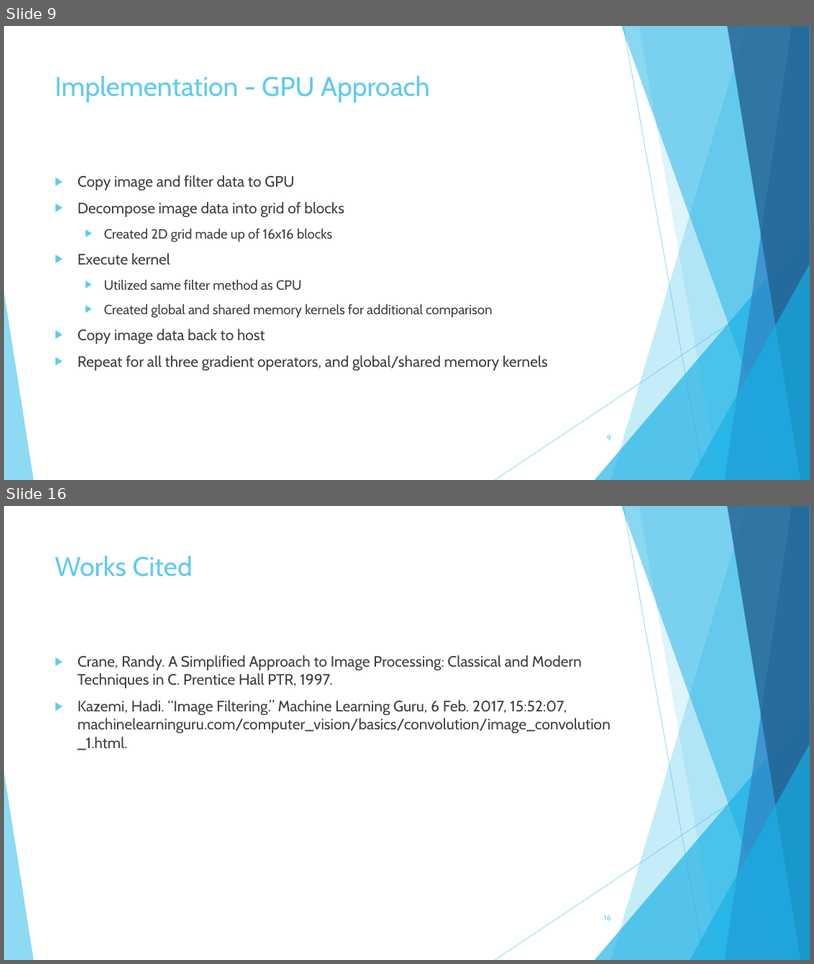
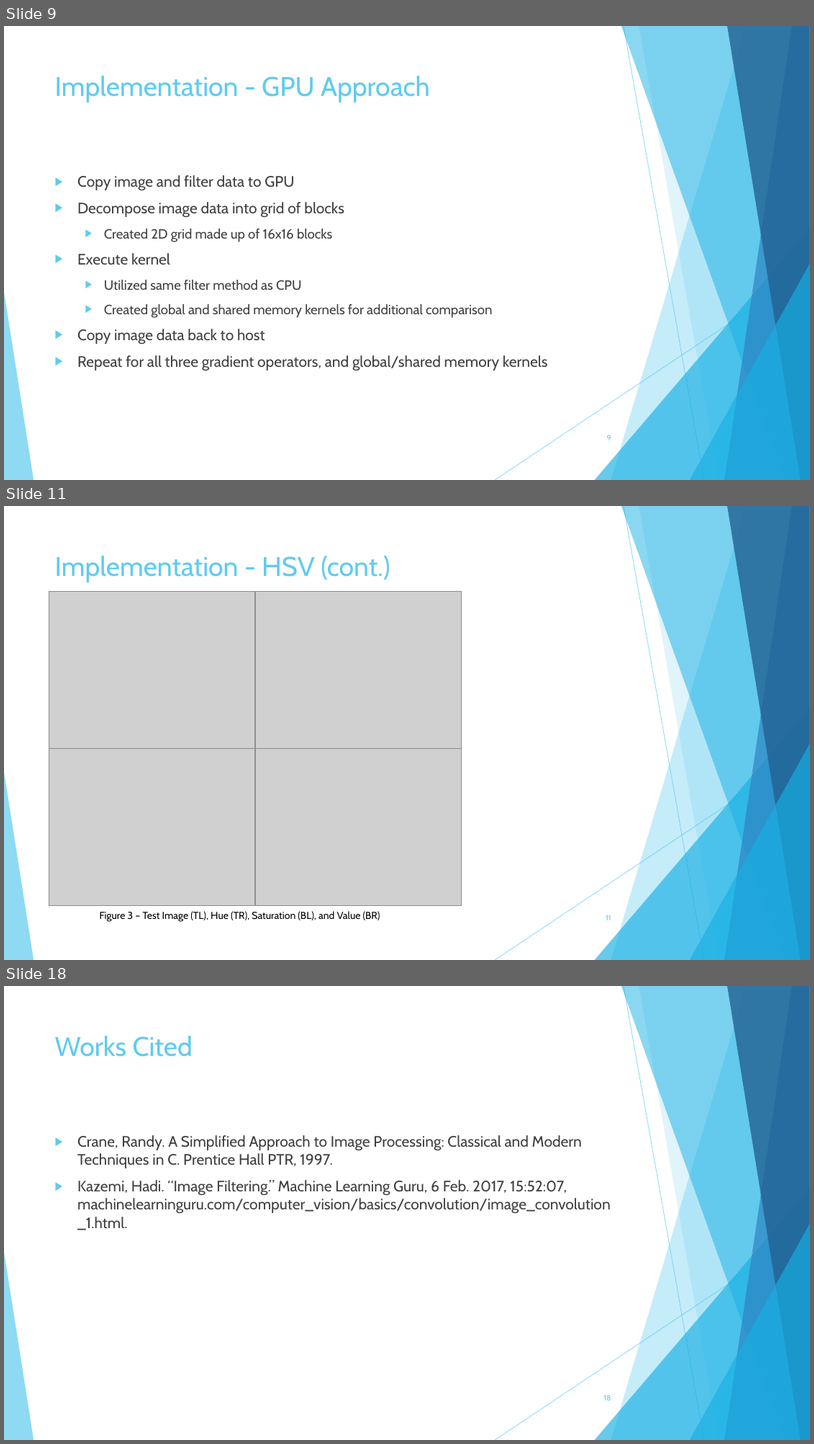
Before and after one commit to miles885/GPU_Course_Project, a slide deck: Course_Project_Edge_Detection_Gapcynski.pptx. Shown one above the other, each under a label of ours: slides 9 and 16 before the commit, slides 9, 11 and 18 after it; the slides between them are not shown. The pictures are 814x964 and 814x1444 pixels, drawn with LibreOffice and Linux fonts; fonts in the diff are those of the drawing; grey boxes stand for pictures. Boxes give left, top, right and bottom in pixels: in the first picture for what was removed or moved away, otherwise in the second. Text is boxed around its words. In the diff, an @@ line names an element or a change of style, - is before the commit and + after.

```diff
--- a/Course_Project_Edge_Detection_Gapcynski.pptx
+++ b/Course_Project_Edge_Detection_Gapcynski.pptx
@@ slide 11 added at <box>4,506,810,960</box>, background #FFFFFF; not listed: 10 template elements that a slide beside it also shows @@
@@ title added at <box>55,556,390,582</box>, 32 pt, text #5FCBEF @@
+Implementation - HSV (cont.)
@@ picture added at <box>49,591,255,749</box> @@
@@ picture added at <box>255,591,461,749</box> @@
@@ picture added at <box>49,749,255,906</box> @@
@@ picture added at <box>255,749,461,906</box> @@
@@ text added at <box>100,911,381,921</box>, 12 pt, text #000000 @@
+Figure 3 – Test Image (TL), Hue (TR), Saturation (BL), and Value (BR)
@@ page number added at <box>606,915,611,920</box>, 9 pt, text #5FCBEF @@
+11
@@ what was slide 16 is now slide 18 @@
@@ page number at <box>604,1394,611,1400</box>: text changed @@
-16
+18
```
Also in this commit, not shown: 5 slides changed, 2 other slides added, 1 slide removed, 1 other file.
